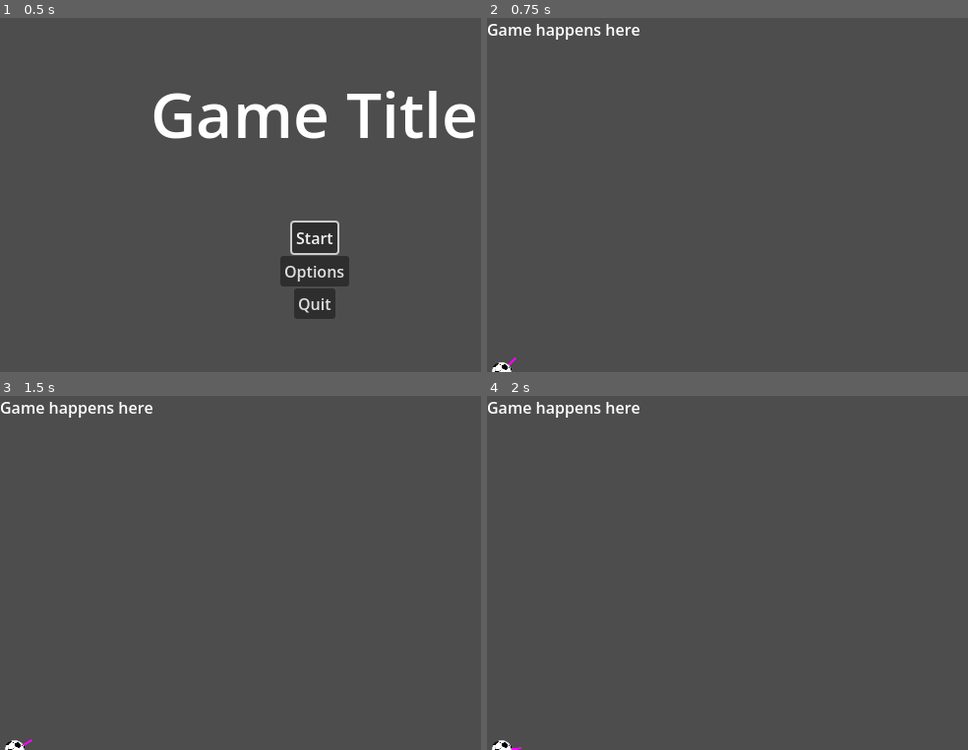
Above: before the commit, frames 1-4 (two rows, left to right).
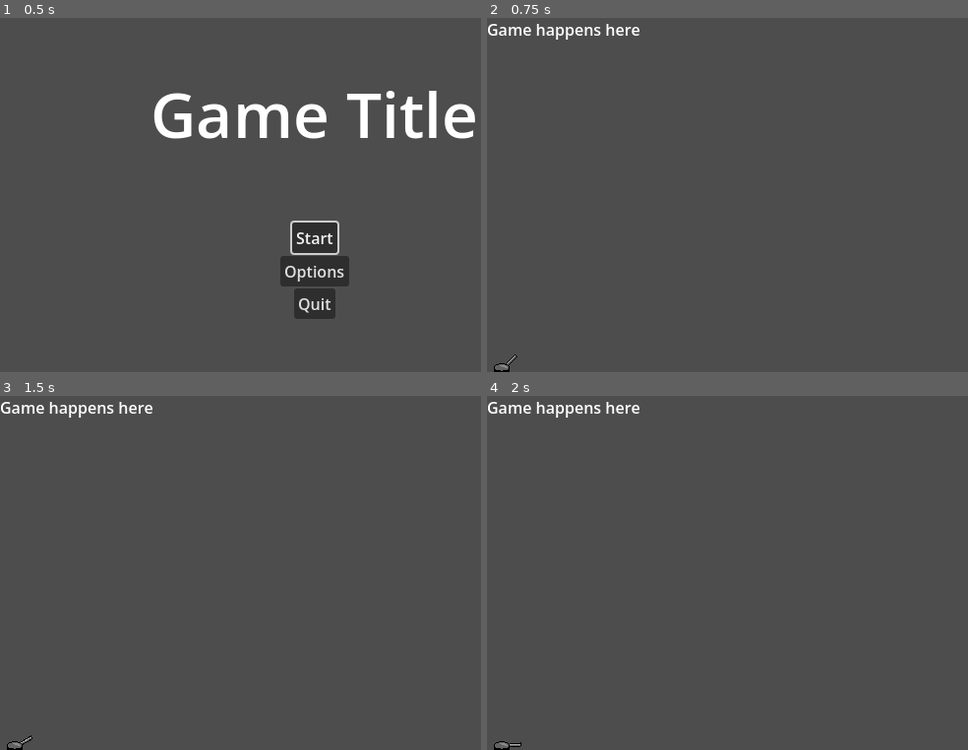
Above: after the commit, the same moments.

Repository: hunttis/ld-60
Game: Godot game, scene res://assets/scenes/master.tscn
The game is run twice, just before and just after one commit, with the same random seed, the same clock (stepped at 60 frames per second) and the same inputs.
Inputs (mouse positions are in pixels of both pictures, inside the frame that each line leads up to):
- Up to frame 1 (0.5 s): no input
- Up to frame 2 (0.75 s): click "Start" at 0.5 s
- Up to frame 3 (1.5 s): tap Enter at 1.25 s; move the mouse to (452, 555) at 1.27 s; hold Right (lower_cannon_angle) from 1.28 s (still down)
- Up to frame 4 (2 s): keep holding Right (lower_cannon_angle)

Frame 1 is identical in both runs. In frame 2, 0.1% of the frame differs, in the area x 1-7%, y 95-100%; in frame 3, 0.1%; in frame 4, 0.1%, in the area x 1-8%, y 97-100%.

Commit message:
Set real turret gfx

Diff:
--- a/assets/scenes/player/cannon.gd
+++ b/assets/scenes/player/cannon.gd
@@ -4,7 +4,7 @@
 
 const ANGLE_MOD_SPEED = 75
 const MIN_ANGLE = 5
-const MAX_ANGLE = 90
+const MAX_ANGLE = 80
 
 var angle: float = 45
 
--- a/assets/scenes/player/player.tscn
+++ b/assets/scenes/player/player.tscn
@@ -1,30 +1,32 @@
 [gd_scene format=3 uid="uid://c4rilst8won7a"]
 
 [ext_resource type="Script" uid="uid://dx87gxngtpab5" path="res://assets/scenes/player/player.gd" id="1_xo733"]
-[ext_resource type="Texture2D" uid="uid://doxudb6mfxy64" path="res://assets/scenes/player/ball.png" id="3_wg42c"]
+[ext_resource type="Texture2D" uid="uid://c25gqu82reydq" path="res://assets/images/cannon-pipe.png" id="3_ij6fu"]
 [ext_resource type="Script" uid="uid://bc7tqt5pnnxgt" path="res://assets/scenes/player/cannon.gd" id="3_xvhxs"]
-
-[sub_resource type="PlaceholderTexture2D" id="PlaceholderTexture2D_kbmnw"]
+[ext_resource type="Texture2D" uid="uid://bto47euaqdyl2" path="res://assets/images/cannon-base.png" id="4_wg42c"]
 
 [sub_resource type="CircleShape2D" id="CircleShape2D_nujxl"]
+radius = 8.0
 
 [node name="Player" type="Node2D" unique_id=71792886]
 script = ExtResource("1_xo733")
 
 [node name="Cannon" type="Sprite2D" parent="." unique_id=1842269689]
+position = Vector2(2, -4)
 script = ExtResource("3_xvhxs")
 
 [node name="CannonSprite" type="Sprite2D" parent="Cannon" unique_id=1141569379]
-scale = Vector2(20, 2)
-texture = SubResource("PlaceholderTexture2D_kbmnw")
+rotation = 1.5707964
+texture = ExtResource("3_ij6fu")
 centered = false
-offset = Vector2(0, -0.5)
+offset = Vector2(-2, -18)
 
 [node name="Turret" type="CharacterBody2D" parent="." unique_id=172730319]
 
 [node name="TurretCollisionShape" type="CollisionShape2D" parent="Turret" unique_id=1492193517]
+position = Vector2(0, -2)
 shape = SubResource("CircleShape2D_nujxl")
 
 [node name="TurretSprite" type="Sprite2D" parent="Turret" unique_id=2117592106]
-scale = Vector2(0.085, 0.085)
-texture = ExtResource("3_wg42c")
+position = Vector2(0, -8)
+texture = ExtResource("4_wg42c")
Binary file removed: assets/scenes/player/ball.png
Not shown, removed: assets/scenes/player/ball.png.import
